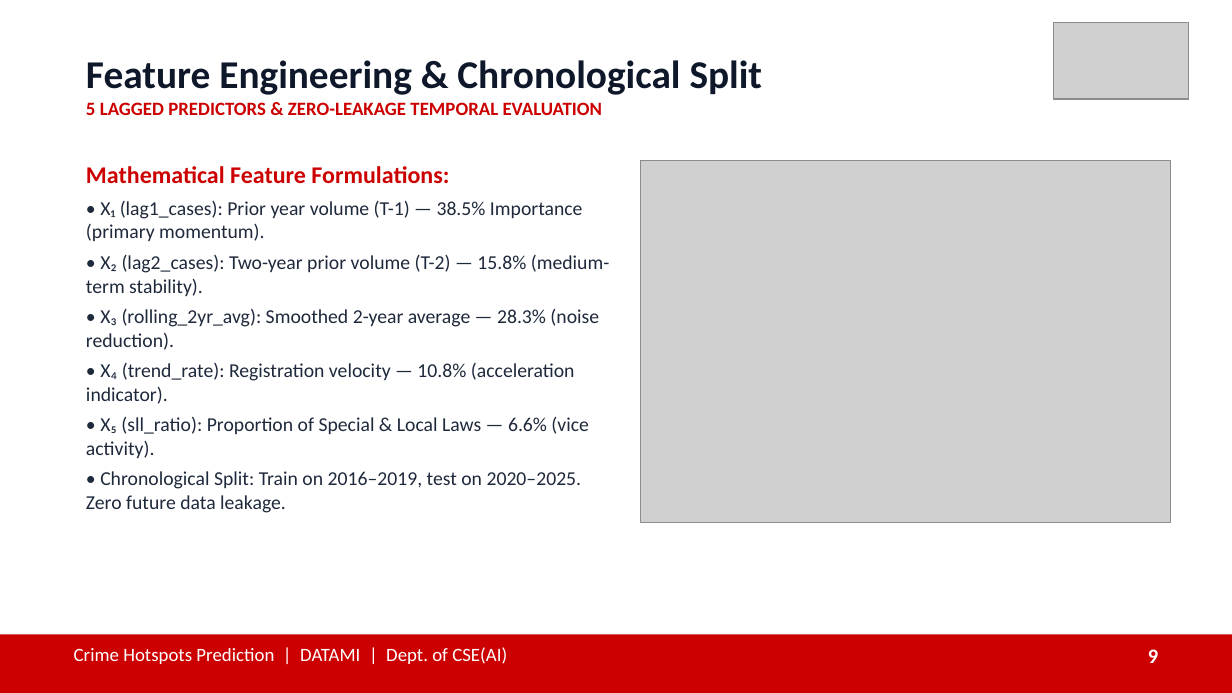
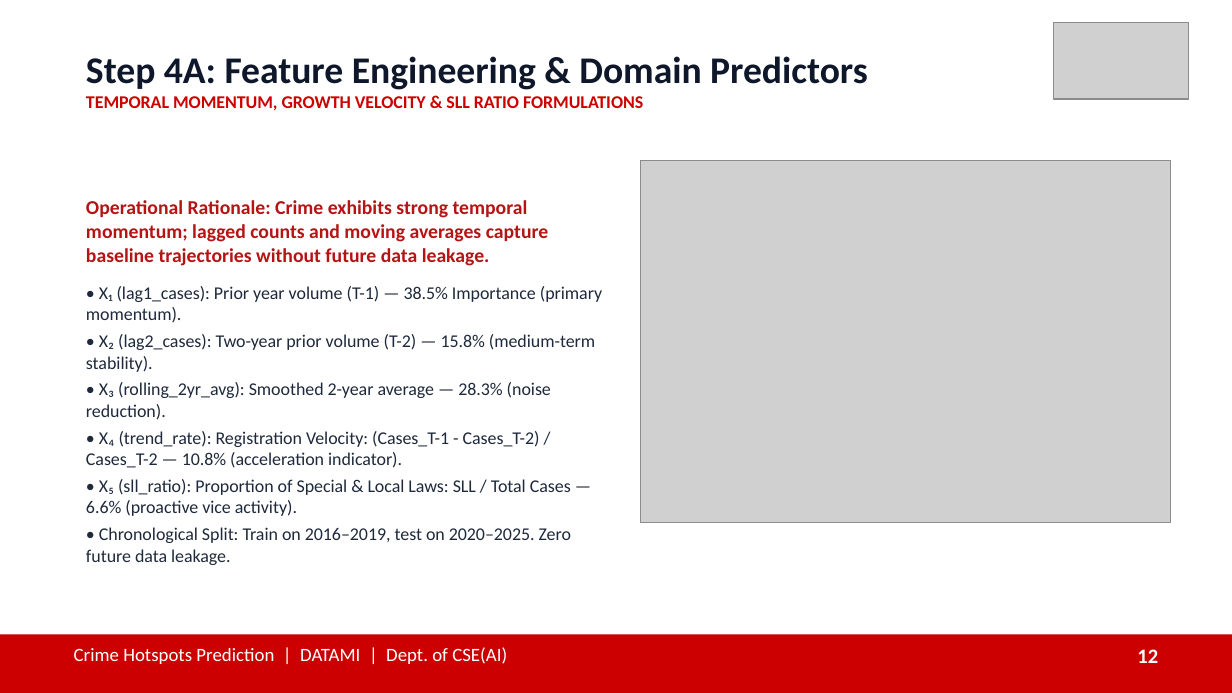
Before and after one commit to JVN321/DATAMI, a slide deck: slide 12 of presentation/Crime_Hotspots_Prediction_DATAMI.pptx (slide 9 before the commit). Drawn at 1232x693 pixels with LibreOffice and Linux fonts; fonts in the diff are those of the drawing; grey boxes stand for pictures. Boxes give left, top, right and bottom in pixels: in the first picture for what was removed or moved away, otherwise in the second. Text is boxed around its words. In the diff, an @@ line names an element or a change of style, - is before the commit and + after.

```diff
--- a/presentation/Crime_Hotspots_Prediction_DATAMI.pptx
+++ b/presentation/Crime_Hotspots_Prediction_DATAMI.pptx
@@ text at (86, 56, 868, 111): text changed; size 11 to 10.5 pt @@
-Feature Engineering & Chronological Split
-5 LAGGED PREDICTORS & ZERO-LEAKAGE TEMPORAL EVALUATION
+Step 4A: Feature Engineering & Domain Predictors
+TEMPORAL MOMENTUM, GROWTH VELOCITY & SLL RATIO FORMULATIONS
@@ text "Operational Rationale: Crime exhibits strong ...": place and size @@
-text "Operational Rationale: Crime exhibits strong ..." at (86, 166, 610, 513)
+text "Operational Rationale: Crime exhibits strong ..." at (86, 200, 602, 565)
@@ text at (86, 200, 548, 266): text changed; size 14 to 11.5 pt; text colour #CC0000 to #B41414 @@
-Mathematical Feature Formulations:
+Operational Rationale: Crime exhibits strong temporal momentum; lagged counts and moving averages capture baseline trajectories without future data leakage.
@@ text at (86, 286, 602, 565): size 11.5 to 10.5 pt in "• X₁ (lag1_cases): Prior year volume (T-1) ...", "• X₂ (lag2_cases): Two-year prior volume (T-2) ...", "• X₃ (rolling_2yr_avg): Smoothed 2-year average — ...", "• Chronological Split: Train on 2016–2019, test ..."; less space between paragraphs @@
@@ text at (86, 431, 571, 516): text changed; size 11.5 to 10.5 pt @@
-• X₄ (trend_rate): Registration velocity — 10.8% (acceleration indicator).
-• X₅ (sll_ratio): Proportion of Special & Local Laws — 6.6% (vice activity).
+• X₄ (trend_rate): Registration Velocity: (Cases_T-1 - Cases_T-2) / Cases_T-2 — 10.8% (acceleration indicator).
+• X₅ (sll_ratio): Proportion of Special & Local Laws: SLL / Total Cases — 6.6% (proactive vice activity).
@@ text at (1137, 649, 1158, 663): text changed @@
-9
+12
```
Also in this commit, not shown: 15 other slides changed, 4 slides added, 1 slide removed, 25 other files.
